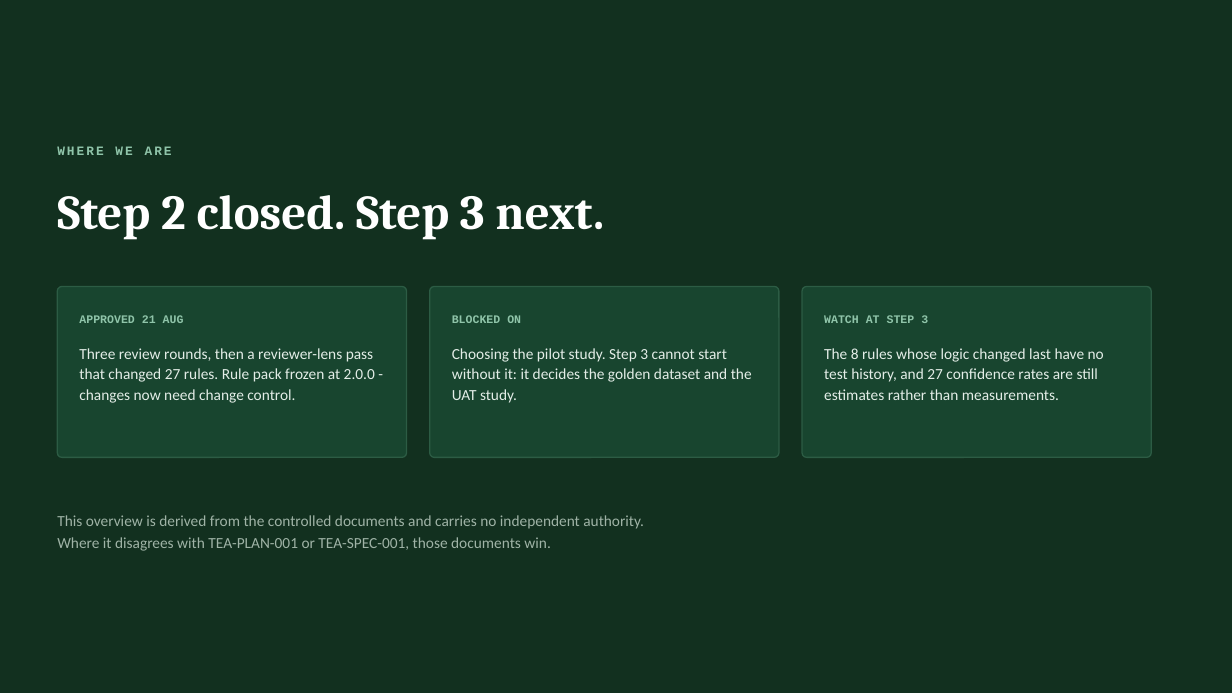
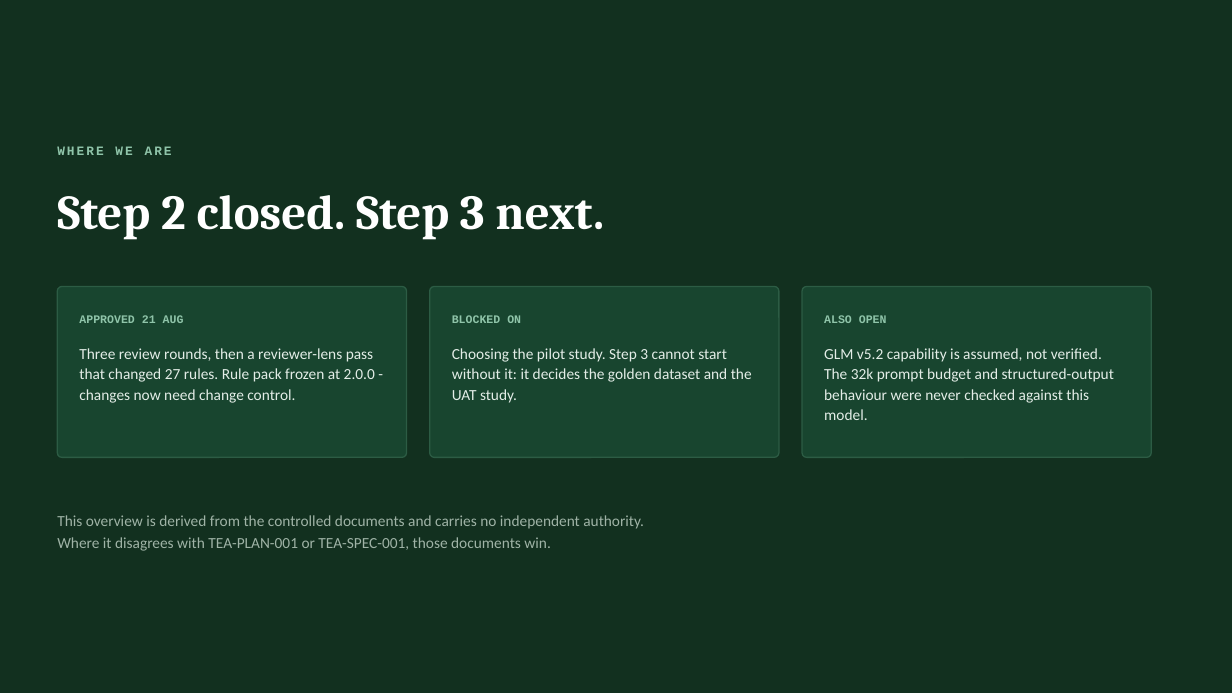
Before and after one commit to Dan5050-now/project1, a slide deck: slide 15 of docs/concept/TEA-concept-overview.pptx. Drawn at 1232x693 pixels with LibreOffice and Linux fonts; fonts in the diff are those of the drawing. Boxes give left, top, right and bottom in pixels: in the first picture for what was removed or moved away, otherwise in the second. Text is boxed around its words. In the diff, an @@ line names an element or a change of style, - is before the commit and + after.

```diff
--- a/docs/concept/TEA-concept-overview.pptx
+++ b/docs/concept/TEA-concept-overview.pptx
@@ text at <box>824,315,887,323</box>: text changed @@
-WATCH AT STEP 3
+ALSO OPEN
@@ text at <box>824,348,1114,420</box>: text changed @@
-The 8 rules whose logic changed last have no test history, and 27 confidence rates are still estimates rather than measurements.
+GLM v5.2 capability is assumed, not verified. The 32k prompt budget and structured-output behaviour were never checked against this model.
```
Also in this commit, not shown: 3 other slides changed, 6 other files.
